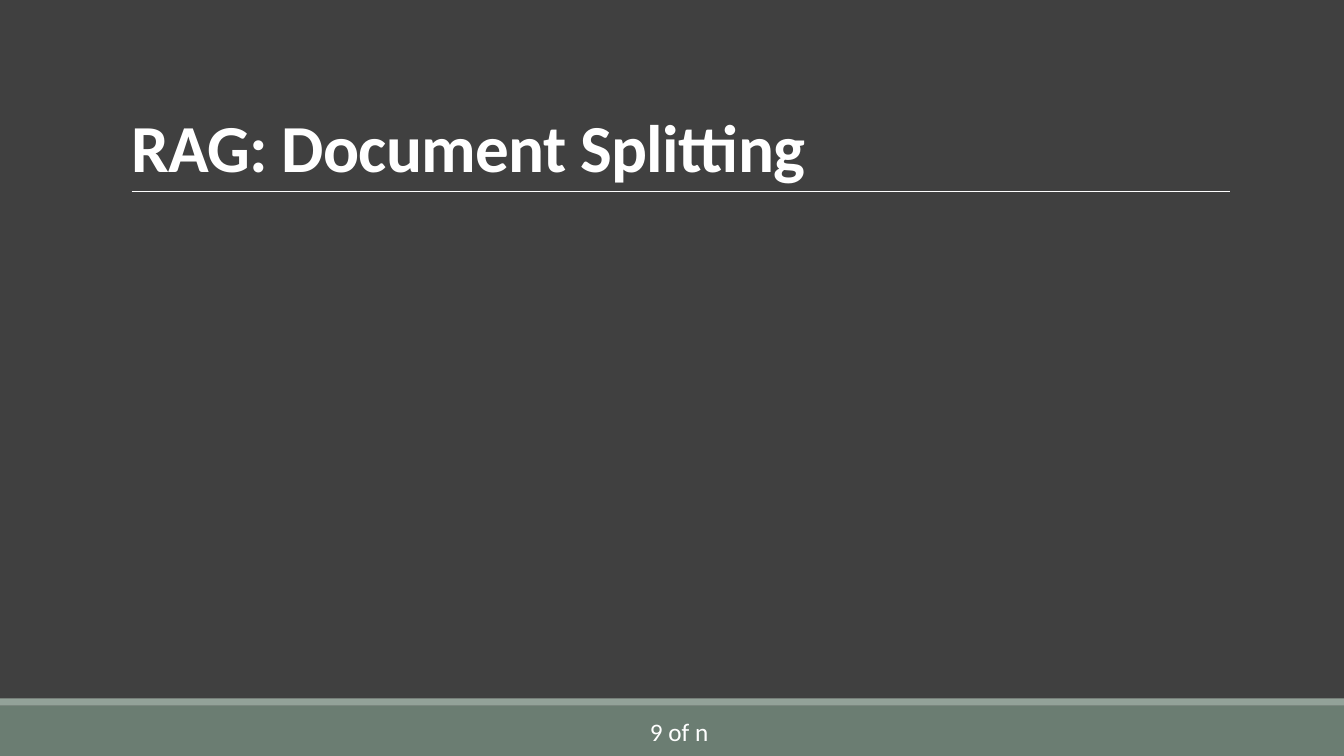
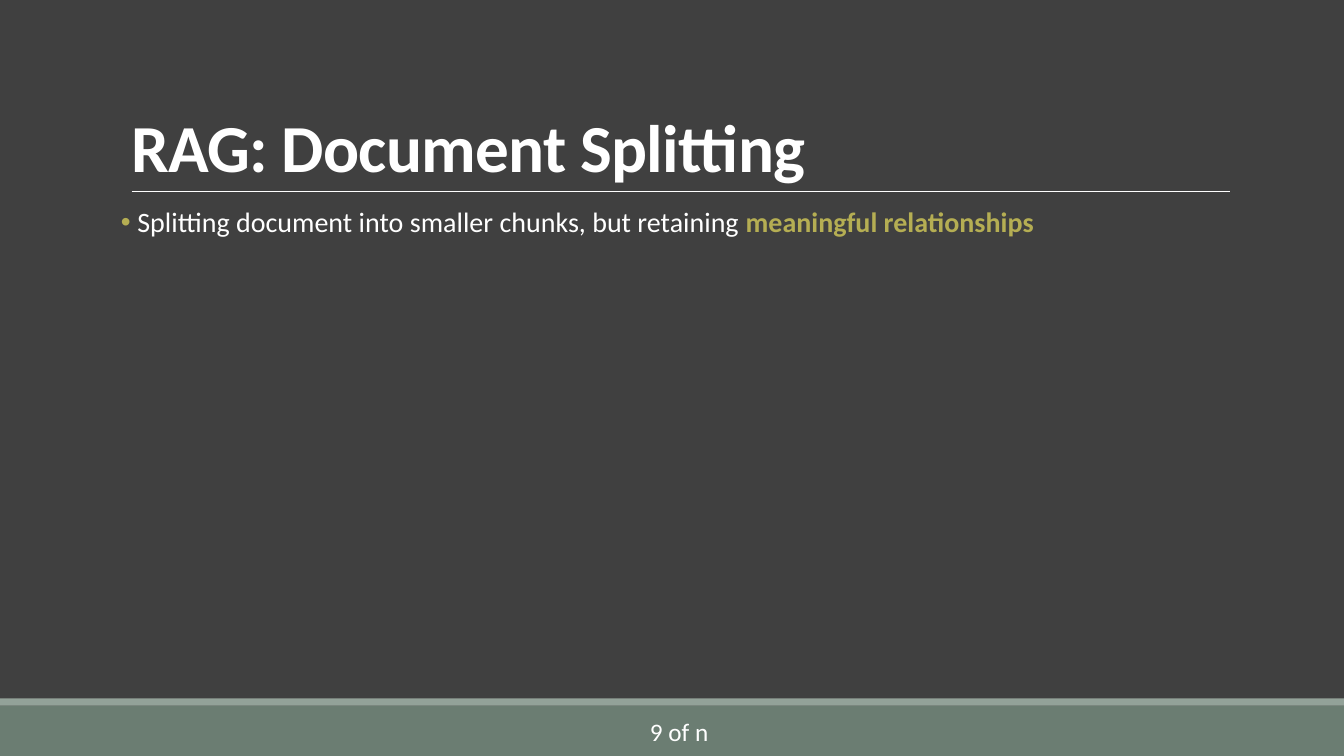
Before and after one commit to AlirezaSaei1/NLP-Assignments, a slide deck: slide 16 of Presentation/Slides/Presentation.pptx. Drawn at 1344x756 pixels with LibreOffice and Linux fonts; fonts in the diff are those of the drawing. Boxes give left, top, right and bottom in pixels: in the first picture for what was removed or moved away, otherwise in the second. Text is boxed around its words. In the diff, an @@ line names an element or a change of style, - is before the commit and + after.

Commit message:
Added report file of presentation

```diff
--- a/Presentation/Slides/Presentation.pptx
+++ b/Presentation/Slides/Presentation.pptx
@@ text added at [137, 212, 1034, 237], 20 pt, text #FFFFFF @@
+• Splitting document into smaller chunks, but retaining meaningful relationships
```
Also in this commit, not shown: 9 other files.
